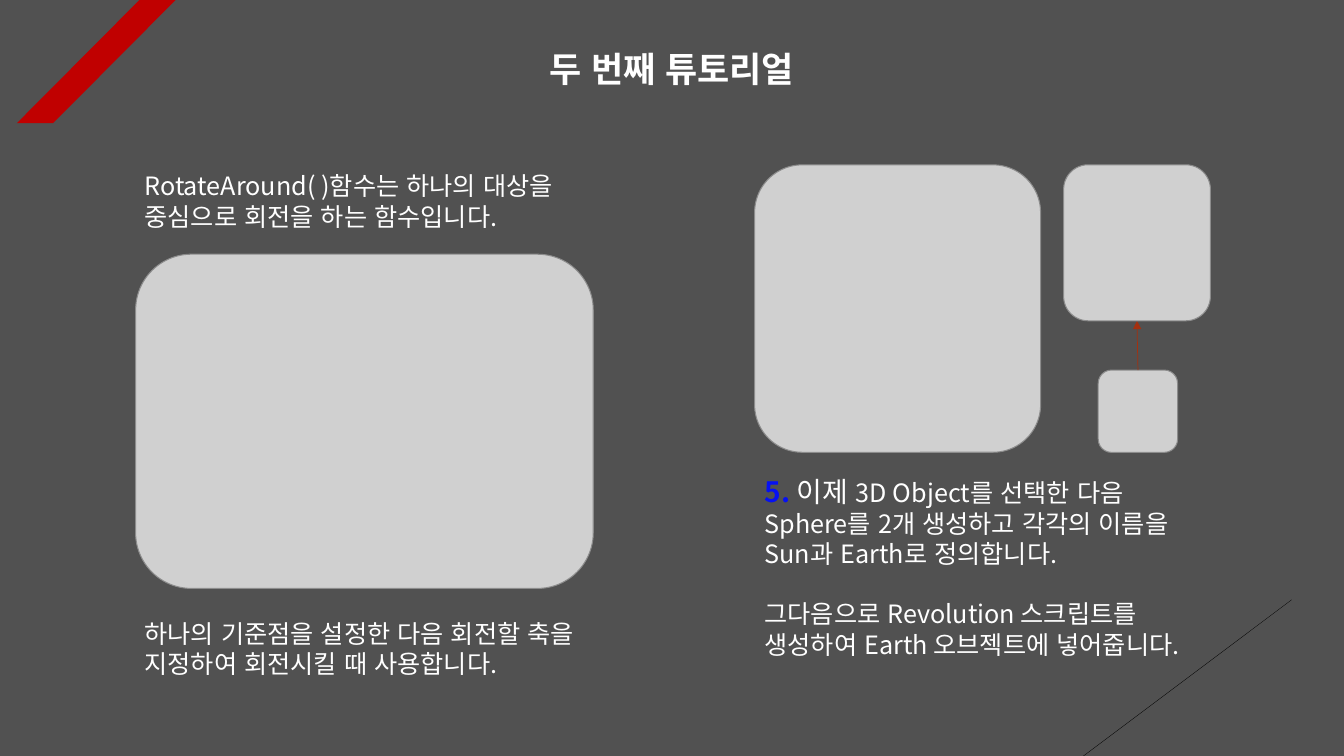
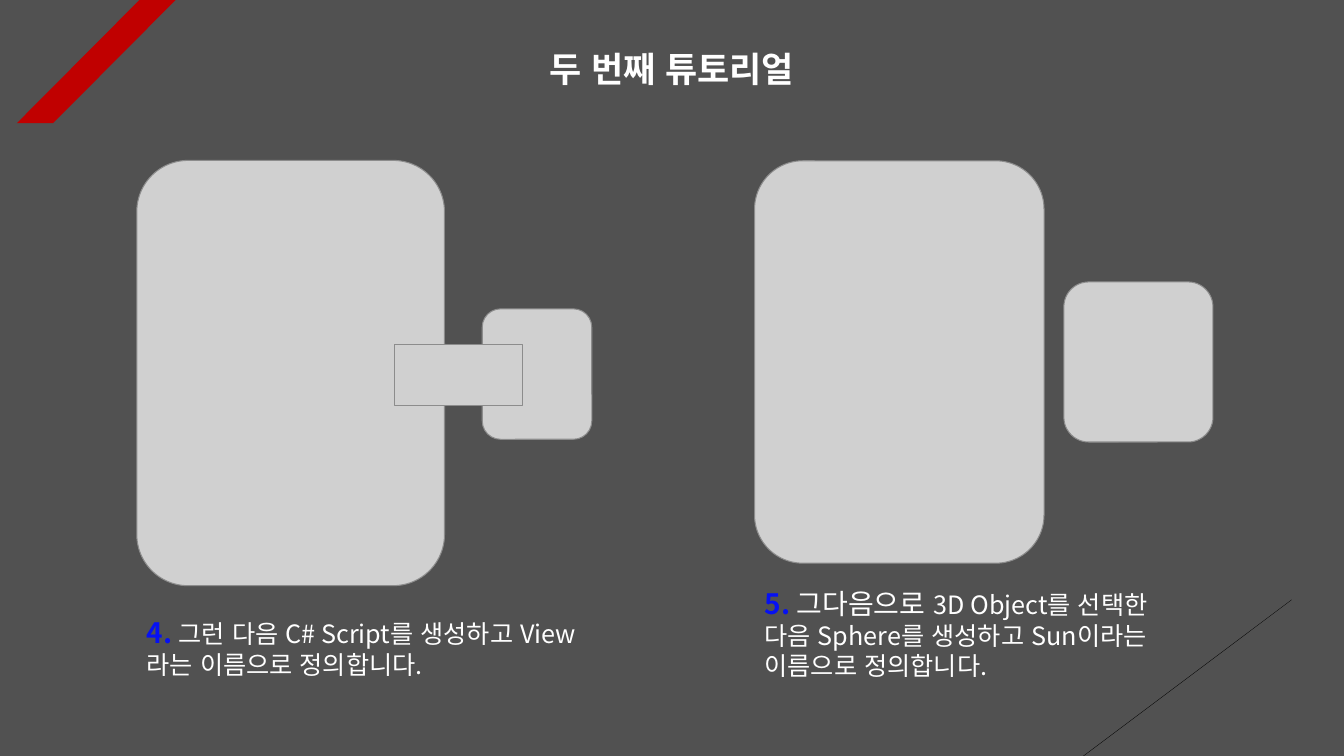
Before and after one commit to Unity2033/3D-UnityEngine, a slide deck: slide 2 of Assets/Rotation/PPT Data/Rotation Example.pptx (slide 3 before the commit). Drawn at 1344x756 pixels with LibreOffice and Linux fonts; fonts in the diff are those of the drawing; grey boxes stand for pictures. Boxes give left, top, right and bottom in pixels: in the first picture for what was removed or moved away, otherwise in the second. Text is boxed around its words. In the diff, an @@ line names an element or a change of style, - is before the commit and + after.

```diff
--- a/Assets/Rotation/PPT Data/Rotation Example.pptx
+++ b/Assets/Rotation/PPT Data/Rotation Example.pptx
@@ picture: place and size @@
-picture at [136, 254, 594, 589]
+picture at [137, 160, 445, 586]
@@ text removed at [145, 174, 553, 228] @@
-RotateAround( )함수는 하나의 대상을 중심으로 회전을 하는 함수입니다.
@@ picture: place and size @@
-picture at [755, 165, 1042, 453]
+picture at [755, 161, 1045, 564]
@@ picture removed at [1064, 165, 1211, 322] @@
@@ picture added at [1064, 282, 1213, 443] @@
@@ picture added at [482, 309, 592, 439] @@
@@ arrow removed from (1138, 370) to (1137, 321) @@
@@ picture added at [395, 345, 523, 405] @@
@@ picture removed at [1099, 370, 1179, 453] @@
@@ text at [765, 591, 1148, 677]: text changed @@
-5. 이제 3D Object를 선택한 다음 Sphere를 2개 생성하고 각각의 이름을 Sun과 Earth로 정의합니다.
-그다음으로 Revolution 스크립트를 생성하여 Earth 오브젝트에 넣어줍니다.
+5. 그다음으로 3D Object를 선택한 다음 Sphere를 생성하고 Sun이라는 이름으로 정의합니다.
@@ text at [147, 622, 514, 676]: text changed @@
-하나의 기준점을 설정한 다음 회전할 축을 지정하여 회전시킬 때 사용합니다.
+4. 그런 다음 C# Script를 생성하고 View라는 이름으로 정의합니다.
```
Also in this commit, not shown: 6 other slides changed, 1 slide added, 8 slides removed, 43 other files.
